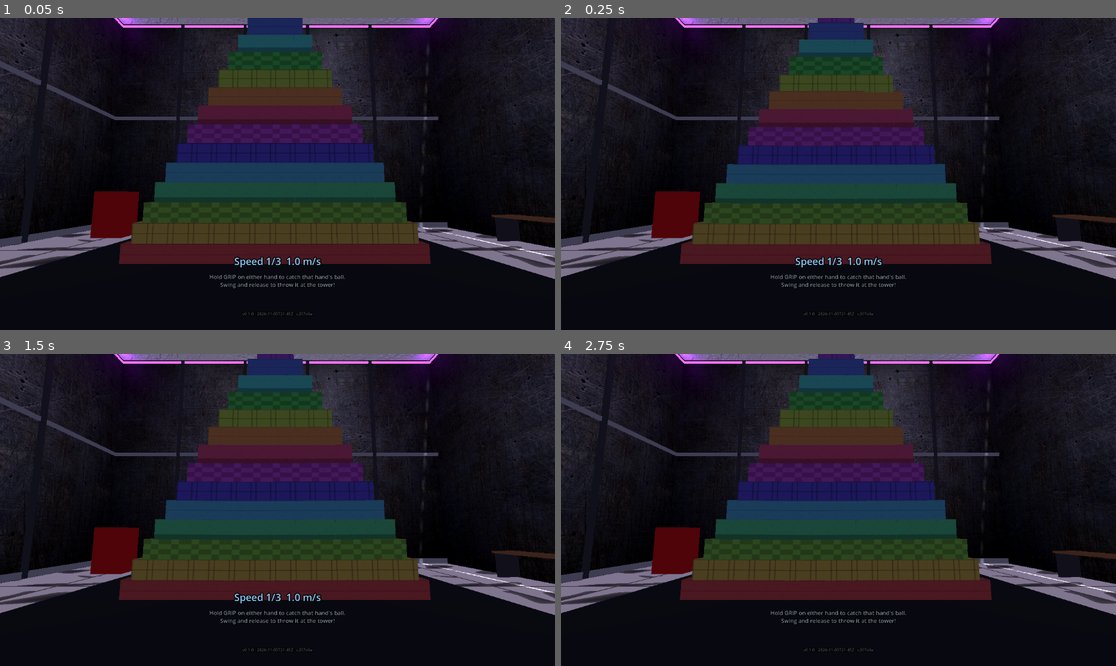
Above: before the commit, frames 1-4 (two rows, left to right).
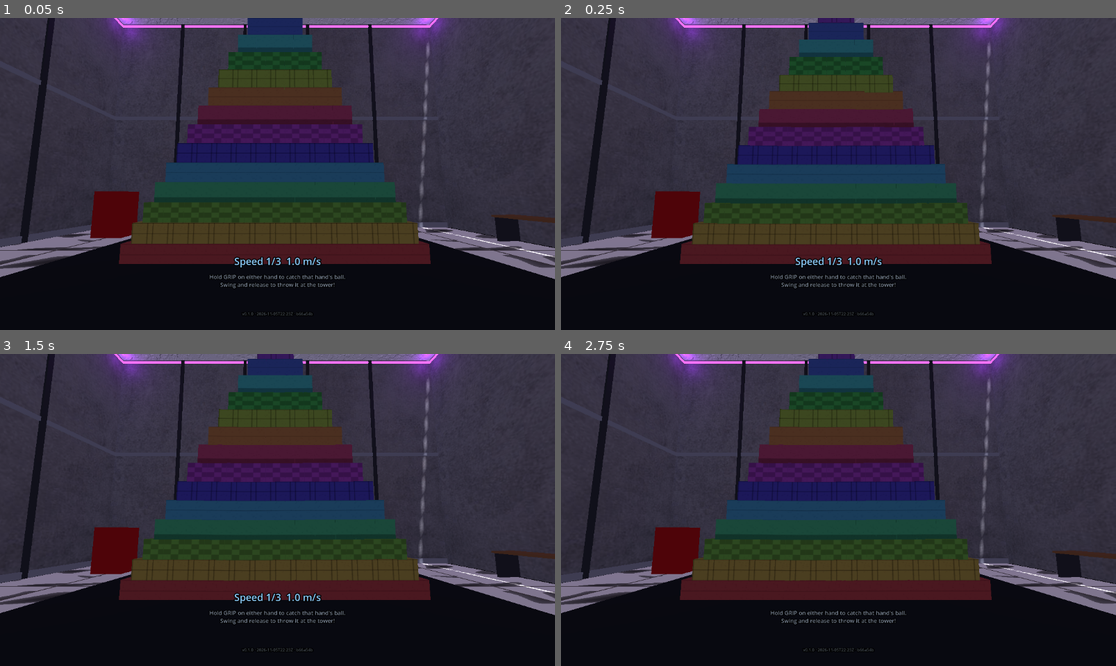
Above: after the commit, the same moments.

Repository: pblaas/portal-smash
Game: Godot game, scene res://scenes/main.tscn
Two runs of this game, one before a commit and one after it. Both use one fixed random seed, a clock stepped at 60 frames per second and the inputs below.
Inputs:
- Up to frame 1 (0.05 s): no input
- Up to frame 2 (0.25 s): no input
- Up to frame 3 (1.5 s): tap Enter at 0.5 s; tap Space at 1.25 s
- Up to frame 4 (2.75 s): tap Enter at 2 s

The runs differ from the first frame. In frame 1, 39% of the frame differs, in the area x 0-100%, y 0-96%; in frame 2, 39%; in frame 3, 39%; in frame 4, 39%.

Commit message:
Update wall texture

Diff:
--- a/app/scripts/build_version.gd
+++ b/app/scripts/build_version.gd
@@ -1,2 +1,2 @@
 # Generated by tools/export.sh — do not edit.
-const TEXT := "v0.1.0 · 2026-11-05T21:45Z · c207d6e"
+const TEXT := "v0.1.0 · 2026-11-05T22:23Z · b66a54b"
--- a/app/scripts/main.gd
+++ b/app/scripts/main.gd
@@ -814,7 +814,7 @@
 	var wall_mat: StandardMaterial3D = wall_mesh.get_surface_override_material(0) as StandardMaterial3D
 	if wall_mat == null:
 		return
-	var tex := load("res://assets/wall_metal.jpg") as Texture2D
+	var tex := load("res://assets/wall_gray.jpg") as Texture2D
 	if tex == null:
 		return
 	wall_mat.albedo_texture = tex
Binary file added: app/assets/wall_gray.jpg
Not shown, added: app/assets/wall_gray.jpg.import
